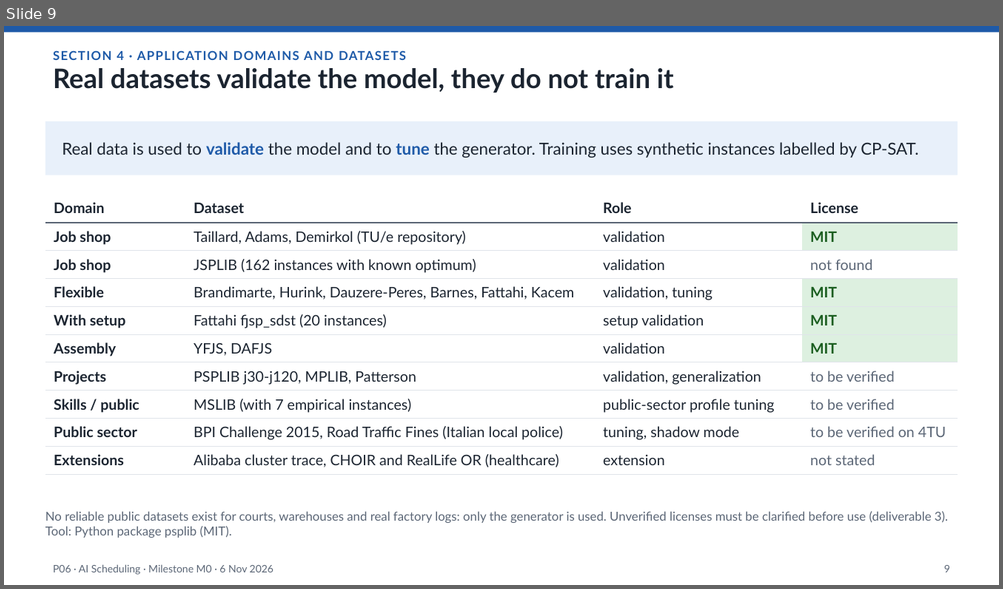
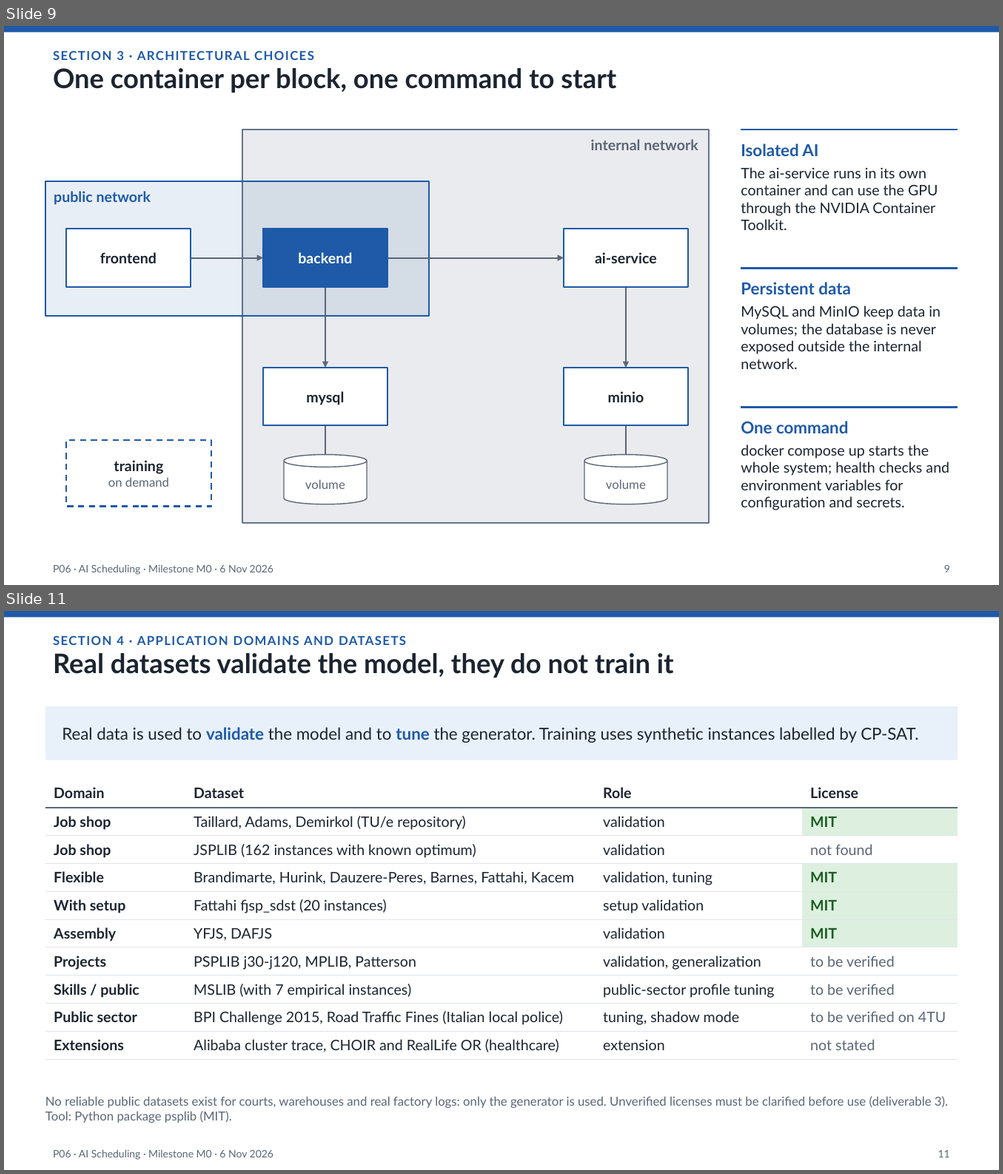
Before and after one commit to Pieruc/Scheduling, a slide deck: Presentazione/P06-6Nov-v1.pptx. Shown one above the other, each under a label of ours: slide 9 before the commit, slides 9 and 11 after it; the slides between them are not shown. The pictures are 1003x589 and 1003x1174 pixels, drawn with LibreOffice and Linux fonts; fonts in the diff are those of the drawing. Boxes give left, top, right and bottom in pixels: in the first picture for what was removed or moved away, otherwise in the second. Text is boxed around its words. In the diff, an @@ line names an element or a change of style, - is before the commit and + after.

```diff
--- a/Presentazione/P06-6Nov-v1.pptx
+++ b/Presentazione/P06-6Nov-v1.pptx
@@ slide 9 added at [4, 26, 999, 585], background #FFFFFF @@
@@ rectangle added at [4, 26, 999, 32], fill #1E5AA8 @@
@@ title added at [53, 68, 616, 93], 26 pt, text #1B2430, bold @@
+One container per block, one command to start
@@ text added at [53, 50, 314, 60], 12 pt, text #1E5AA8, bold @@
+SECTION 3 · ARCHITECTURAL CHOICES
@@ line added from (741, 130) to (958, 130), #1E5AA8 2 pt @@
@@ text added at [740, 167, 938, 230], 14 pt, text #1B2430 @@
+Isolated AI
+The ai-service runs in its own container and can use the GPU through the NVIDIA Container Toolkit.
@@ line added from (741, 269) to (958, 269), #1E5AA8 2 pt @@
@@ text added at [740, 282, 940, 369], 14 pt, text #1B2430 @@
+Persistent data
+MySQL and MinIO keep data in volumes; the database is never exposed outside the internal network.
@@ text added at [740, 421, 949, 511], 14 pt, text #1B2430 @@
+One command
+docker compose up starts the whole system; health checks and environment variables for configuration and secrets.
@@ line added from (741, 407) to (958, 407), #1E5AA8 2 pt @@
@@ group added at [45, 130, 708, 524]: 8 rectangles, 4 arrows, 2 texts, 2 lines, 2 cylinders @@
+public network
+internal network
+frontend
+backend
+ai-service
+mysql
+minio
+volume
+volume
+training
+on demand
@@ text added at [53, 565, 273, 575], 10 pt, text #5B6676 @@
+P06 · AI Scheduling · Milestone M0 · 6 Nov 2026
@@ page number added at [944, 565, 950, 573], 10 pt, text #5B6676 @@
+9
@@ what was slide 9 is now slide 11 @@
@@ page number at [938, 1150, 950, 1158]: text changed @@
-9
+11
```
Also in this commit, not shown: 4 slides changed, 2 other slides added, 1 slide removed, 1 other file.
